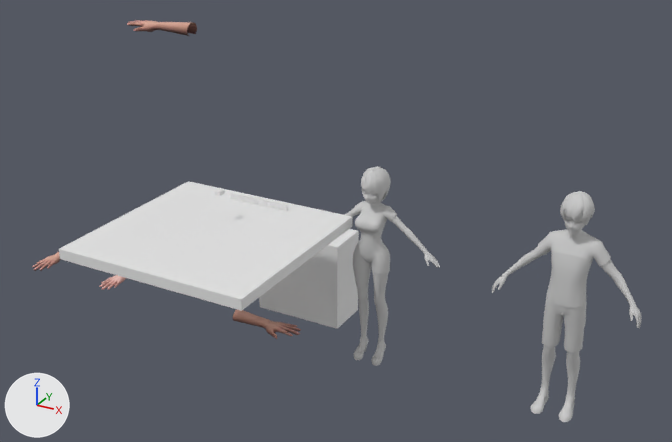
What one commit did to the FBX model Assets/Resources/Hand/boyhand/boyhand@bchutuipai.FBX.
Both versions are drawn from a camera (50 mm lens) standing at (3.83, -5.94, 4.12) and looking at (0.66, -0.18, 1.24). Arrows for +X, +Y and +Z are at lower left; the lights stay in place. Where no turn or scale is listed for an object, it has been applied to the vertices.

The first picture shows 'Box001', 'Box002', 'Box017', 'Boy_Hand', 'Boy_Hand001', 'Boy_Hand002', 'Girl_Hand', 'objdefault03', 'objdefault04', 'objdefault05', 'objdefault06', 'objdefault07', 'objdefault10', 'objdefault12', 'objdefault13', 'objdefault15', 'objdefault16', 'objdefault17', 'objdefault20'.
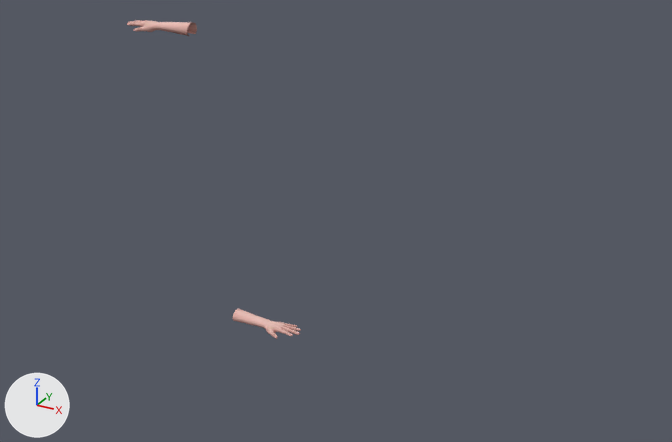
Diff of the bpy script that builds the scene:
```diff
--- a/Assets/Resources/Hand/boyhand/boyhand@bchutuipai.FBX.py
+++ b/Assets/Resources/Hand/boyhand/boyhand@bchutuipai.FBX.py
@@ mat_material__105 @@
 mat_material__105 = principled_material('Material #105')
-mat_material__105.texture = img_boy_hand_tga
+mat_material__105.texture = img_girl_hand_tga
 mat_material__105.roughness = 0.859
@@ ob_objdefault15 @@
-ob_objdefault15 = bpy.data.objects.new('objdefault15', me_mesh_013)
-ob_objdefault15.location = (2.436, 0.0, 0.0)
@@ ob_objdefault07 @@
-ob_objdefault07 = bpy.data.objects.new('objdefault07', me_mesh_005)
-ob_objdefault07.location = (0.898, 0.0, 0.0)
@@ ob_objdefault06 @@
-ob_objdefault06 = bpy.data.objects.new('objdefault06', me_mesh_004)
-ob_objdefault06.location = (0.898, 0.0, 0.0)
@@ ob_objdefault05 @@
-ob_objdefault05 = bpy.data.objects.new('objdefault05', me_mesh_003)
-ob_objdefault05.location = (0.898, 0.0, 0.0)
@@ ob_box002 @@
-ob_box002 = bpy.data.objects.new('Box002', me_mesh_021)
-ob_box002.location = (0.036, 0.445, 0.0)
@@ ob_objdefault13 @@
-ob_objdefault13 = bpy.data.objects.new('objdefault13', me_mesh_011)
-ob_objdefault13.location = (2.436, 0.0, 0.0)
@@ ob_objdefault04 @@
-ob_objdefault04 = bpy.data.objects.new('objdefault04', me_mesh_002)
-ob_objdefault04.location = (0.898, 0.0, 0.0)
@@ ob_objdefault12 @@
-ob_objdefault12 = bpy.data.objects.new('objdefault12', me_mesh_010)
-ob_objdefault12.location = (2.436, 0.0, 0.0)
@@ ob_objdefault16 @@
-ob_objdefault16 = bpy.data.objects.new('objdefault16', me_mesh_014)
-ob_objdefault16.location = (2.436, 0.0, 0.0)
@@ ob_objdefault03 @@
-ob_objdefault03 = bpy.data.objects.new('objdefault03', me_mesh_001)
-ob_objdefault03.location = (0.898, 0.0, 0.0)
@@ ob_girl_hand @@
-ob_girl_hand = bpy.data.objects.new('Girl_Hand', me_mesh_019)
-ob_girl_hand.location = (-1.815, 0.0, 0.0)
@@ ob_box001 @@
-ob_box001 = bpy.data.objects.new('Box001', me_mesh_020)
-ob_box001.location = (-0.054, -0.814, 1.156)
@@ ob_objdefault20 @@
-ob_objdefault20 = bpy.data.objects.new('objdefault20', me_mesh_018)
-ob_objdefault20.location = (2.436, 0.0, 0.0)
@@ ob_objdefault10 @@
-ob_objdefault10 = bpy.data.objects.new('objdefault10', me_mesh_008)
-ob_objdefault10.location = (0.898, 0.0, 0.0)
@@ ob_objdefault17 @@
-ob_objdefault17 = bpy.data.objects.new('objdefault17', me_mesh_015)
-ob_objdefault17.location = (2.436, 0.0, 0.0)
@@ ob_box017 @@
-ob_box017 = bpy.data.objects.new('Box017', me_mesh_038)
-ob_box017.location = (-0.115, -0.598, 1.469)
@@ ob_boy_hand001 @@
-ob_boy_hand001 = bpy.data.objects.new('Boy_Hand001', me_mesh_022)
-ob_boy_hand001.location = (-2.669, 0.0, 0.0)
```

Boxes (x1, y1, x2, y2) around the edits, measured in the pictures (672 x 442 px):
'Box001', deleted: before (59, 181, 353, 311)
'Box002', deleted: before (259, 229, 359, 329)
'objdefault20', deleted: before (505, 229, 634, 308)
'objdefault13', deleted: before (541, 298, 587, 396)
'objdefault04', deleted: before (353, 243, 390, 339)
'objdefault10', deleted: before (345, 199, 425, 253)
'objdefault16', deleted: before (560, 191, 595, 223)
'Boy_Hand', surface changed (brown to pink): (233, 309, 301, 339) in both
'Boy_Hand002', surface changed (beige to pink): (127, 20, 197, 36) in both
'objdefault06', deleted: before (361, 166, 391, 204)
'objdefault12', deleted: before (531, 386, 575, 422)
'objdefault03', deleted: before (354, 333, 386, 366)
'objdefault15', deleted: before (492, 273, 641, 328)
'Boy_Hand001', deleted: before (32, 252, 61, 271)
'objdefault17', deleted: before (564, 212, 589, 235)
'Girl_Hand', deleted: before (99, 275, 126, 290)
'objdefault07', deleted: before (362, 182, 379, 204)
'objdefault05', deleted: before (422, 248, 440, 268)
'Box017', deleted: before (215, 190, 225, 196)
